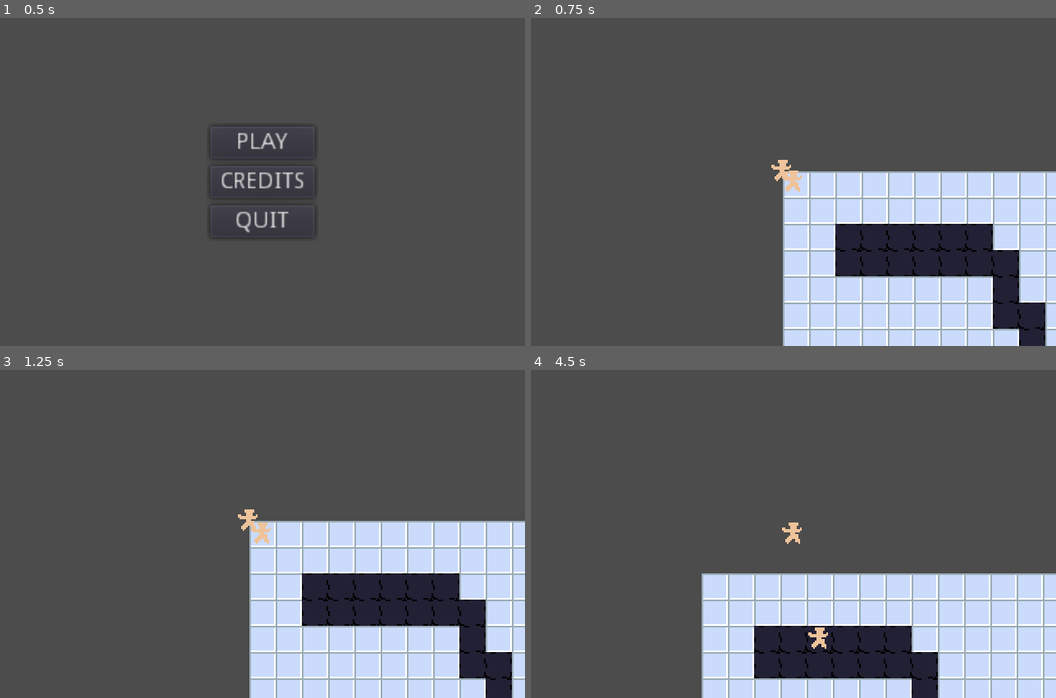
Above: before the commit, frames 1-4 (two rows, left to right).
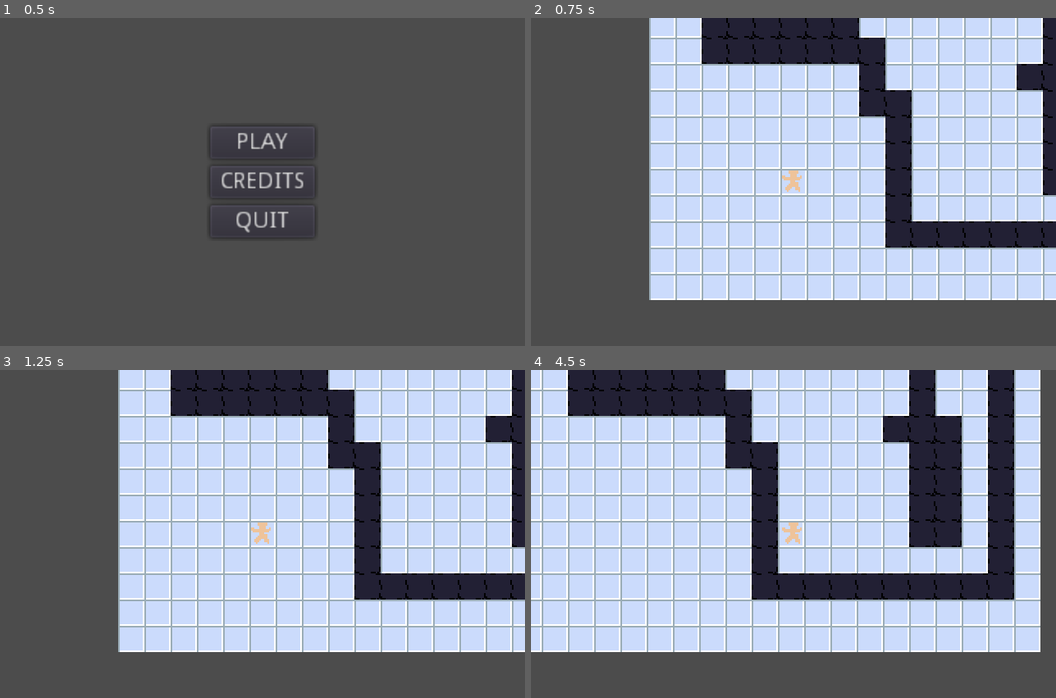
Above: after the commit, the same moments.

Repository: Byteron/together
Game: Godot game, scene res://src/menu/TitleScreen.tscn
Two runs of this game, one before a commit and one after it. Both use one fixed random seed, a clock stepped at 60 frames per second and the inputs below.
Inputs:
- Up to frame 1 (0.5 s): no input
- Up to frame 2 (0.75 s): click "PLAY" at 0.5 s
- Up to frame 3 (1.25 s): no input
- Up to frame 4 (4.5 s): tap Enter (ui_accept) at 1.25, 1.52, 2.27, 3.77 s; hold Right (ui_right) 1.28-2.03 s; hold Down (ui_down) 2.03-2.78 s; hold Right (ui_right) 2.78-3.53 s; hold Up (ui_up) 3.53-4.28 s; hold Left (ui_left) from 4.28 s (still down)

Frame 1 is identical in both runs. In frame 2, 64% of the frame differs, in the area x 22-100%, y 0-100%; in frame 3, 59%; in frame 4, 86%, in the area x 0-100%, y 0-100%.

Commit message:
add/teleport character

Diff:
--- a/data/characters/Nerd.tscn
+++ b/data/characters/Nerd.tscn
@@ -1,9 +1,5 @@
-[gd_scene load_steps=3 format=2]
+[gd_scene load_steps=2 format=2]
 
 [ext_resource path="res://src/character/Character.tscn" type="PackedScene" id=1]
-[ext_resource path="res://assets/images/nerd.png" type="Texture" id=2]
 
 [node name="Nerd" instance=ExtResource( 1 )]
-
-[node name="Sprite" parent="." index="1"]
-texture = ExtResource( 2 )
--- a/src/level/Level.gd
+++ b/src/level/Level.gd
@@ -5,12 +5,26 @@
 var active_character_index = 0
 var active_character: Character = null
 
+export var start_position := Vector2()
+
 onready var characters := $Characters
 onready var camera: LevelCamera = $LevelCamera
 onready var map: Map = $Map
 
+
 func _ready() -> void:
 	change_character($Characters/Nerd)
+	teleport_character(start_position)
+
+
+func add_character(character: Character) -> void:
+	characters.add_child(character)
+
+
+func teleport_character(target_cell: Vector2) -> void:
+	var target_position = map.map_to_world(target_cell)
+	active_character.cell = target_cell
+	active_character.position = target_position
 
 
 func move_character(direction: Vector2) -> void:
--- a/src/level/Level.tscn
+++ b/src/level/Level.tscn
@@ -1,13 +1,13 @@
-[gd_scene load_steps=6 format=2]
+[gd_scene load_steps=5 format=2]
 
 [ext_resource path="res://src/level/Level.gd" type="Script" id=1]
 [ext_resource path="res://src/map/Map.tscn" type="PackedScene" id=2]
 [ext_resource path="res://data/characters/Nerd.tscn" type="PackedScene" id=3]
 [ext_resource path="res://src/level/LevelCamera.tscn" type="PackedScene" id=4]
-[ext_resource path="res://data/characters/Athlete.tscn" type="PackedScene" id=5]
 
 [node name="Level" type="Node2D"]
 script = ExtResource( 1 )
+start_position = Vector2( 5, 8 )
 
 [node name="Map" parent="." instance=ExtResource( 2 )]
 
@@ -15,6 +15,4 @@
 
 [node name="Nerd" parent="Characters" instance=ExtResource( 3 )]
 
-[node name="Athlete" parent="Characters" instance=ExtResource( 5 )]
-
 [node name="LevelCamera" parent="." instance=ExtResource( 4 )]
